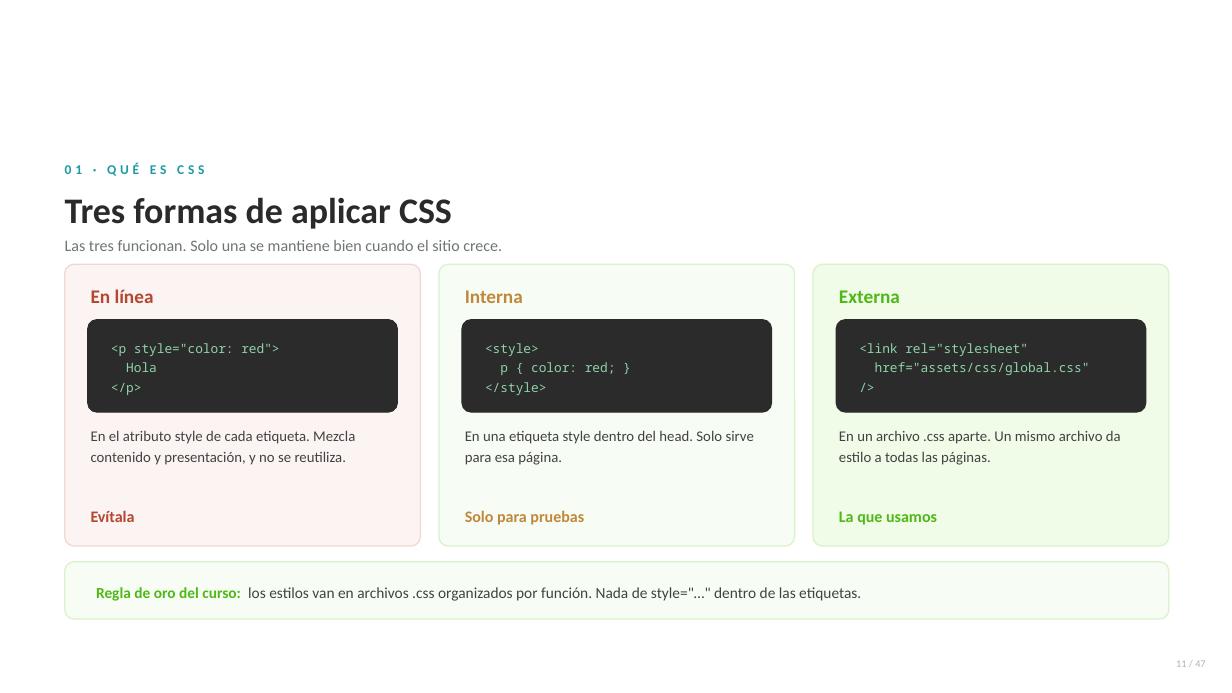
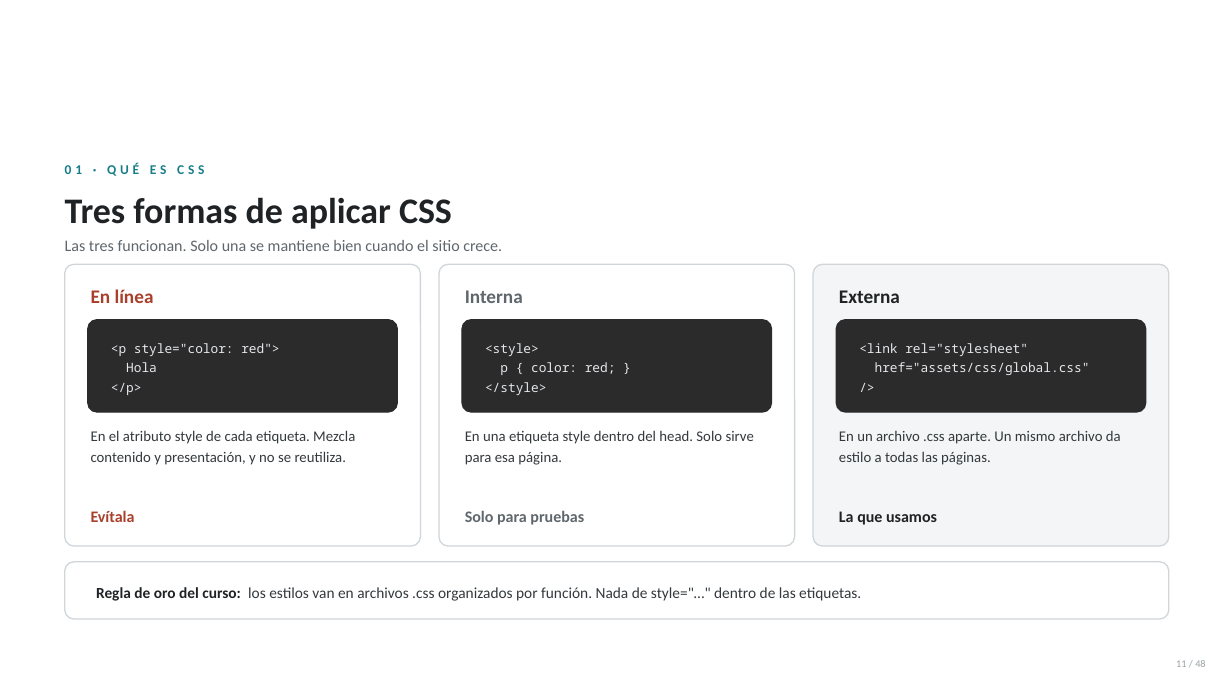
Before and after one commit to anibaler123143423234321/sesiones-dagner, a slide deck: slide 11 of SESION 08/Sesion08-Introduccion-a-CSS3.pptx. Drawn at 1232x693 pixels with LibreOffice and Linux fonts; fonts in the diff are those of the drawing; background and template pictures are left out. Boxes give left, top, right and bottom in pixels: in the first picture for what was removed or moved away, otherwise in the second. Text is boxed around its words. In the diff, an @@ line names an element or a change of style, - is before the commit and + after.

```diff
--- a/SESION 08/Sesion08-Introduccion-a-CSS3.pptx
+++ b/SESION 08/Sesion08-Introduccion-a-CSS3.pptx
@@ text "01 · QUÉ ES CSS" at (65,163,204,176): text colour #1E9AA3 to #177E89 @@
@@ text "Las tres funcionan. Solo una ..." at (65,240,502,251): text colour #6E7673 to #5F676C @@
@@ rounded rectangle at (65,264,421,546): fill #FBF4F2 to #FFFFFF; outline #F0D8D2 1 pt to #CFD5D9 1 pt @@
@@ rounded rectangle at (439,264,795,546): fill #F7FDF4 to #FFFFFF; outline #D9F2CC 1 pt to #CFD5D9 1 pt @@
@@ rounded rectangle at (813,264,1169,546): fill #F0FCE8 to #F3F5F6; outline #D9F2CC 1 pt to #CFD5D9 1 pt @@
@@ text "Interna" at (465,290,523,303): text colour #C1873B to #5F676C @@
@@ text "Externa" at (839,290,900,303): text colour #4FB817 to #1F2326 @@
@@ text colour #8FD3A8 to #E5E7EB in 3 elements at (111,343,279,395), (485,343,616,395), (859,343,1090,375) @@
@@ text colour #424242 to #33393D in 3 elements at (91,430,355,465), (465,430,754,465), (839,430,1121,465) @@
@@ text "Solo para pruebas" at (465,510,584,525): text colour #C1873B to #5F676C @@
@@ text "La que usamos" at (839,511,937,525): text colour #4FB817 to #1F2326 @@
@@ rounded rectangle at (65,562,1169,619): fill #F7FDF4 to #FFFFFF; outline #D9F2CC 1 pt to #CFD5D9 1 pt @@
@@ text "Regla de oro del curso: ..." at (96,587,861,601): text colour #4FB817 to #1F2326 in "Regla de oro del curso:"; text colour #424242 to #33393D in "los estilos van en archivos .css organizados ..." @@
@@ text at (1176,660,1205,667): text changed; text colour #AEB5B3 to #9AA2A7 @@
-11 / 47
+11 / 48
```
Also in this commit, not shown: 43 other slides changed, 4 slides added, 3 slides removed, 31 other files.
